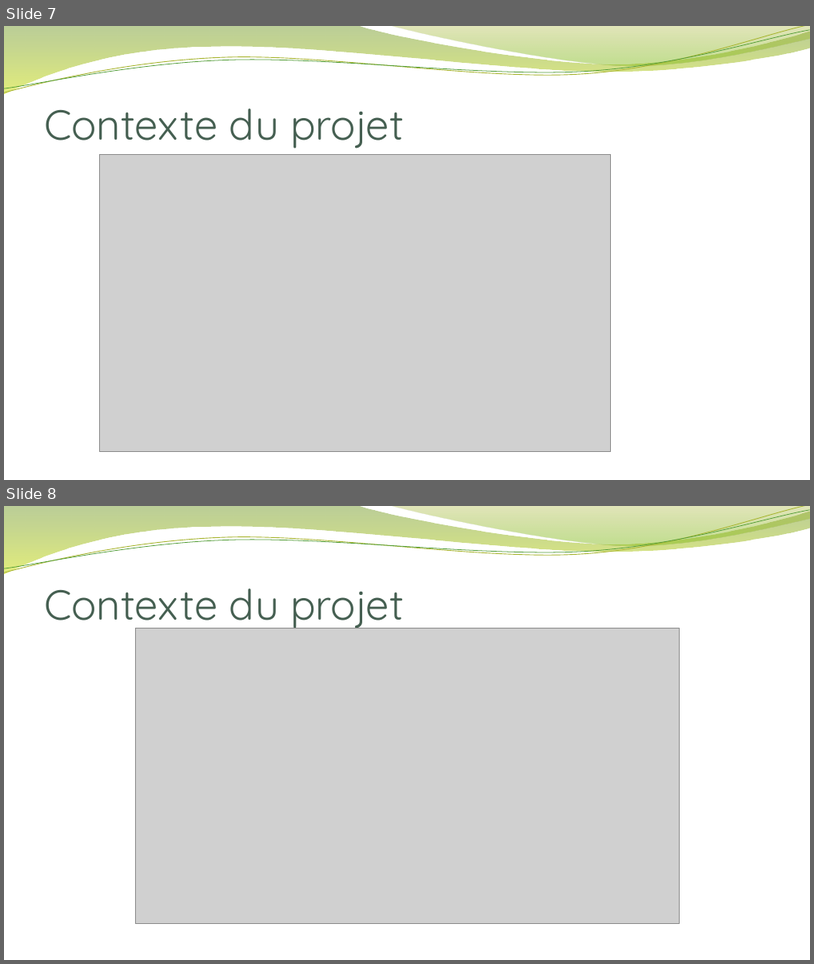
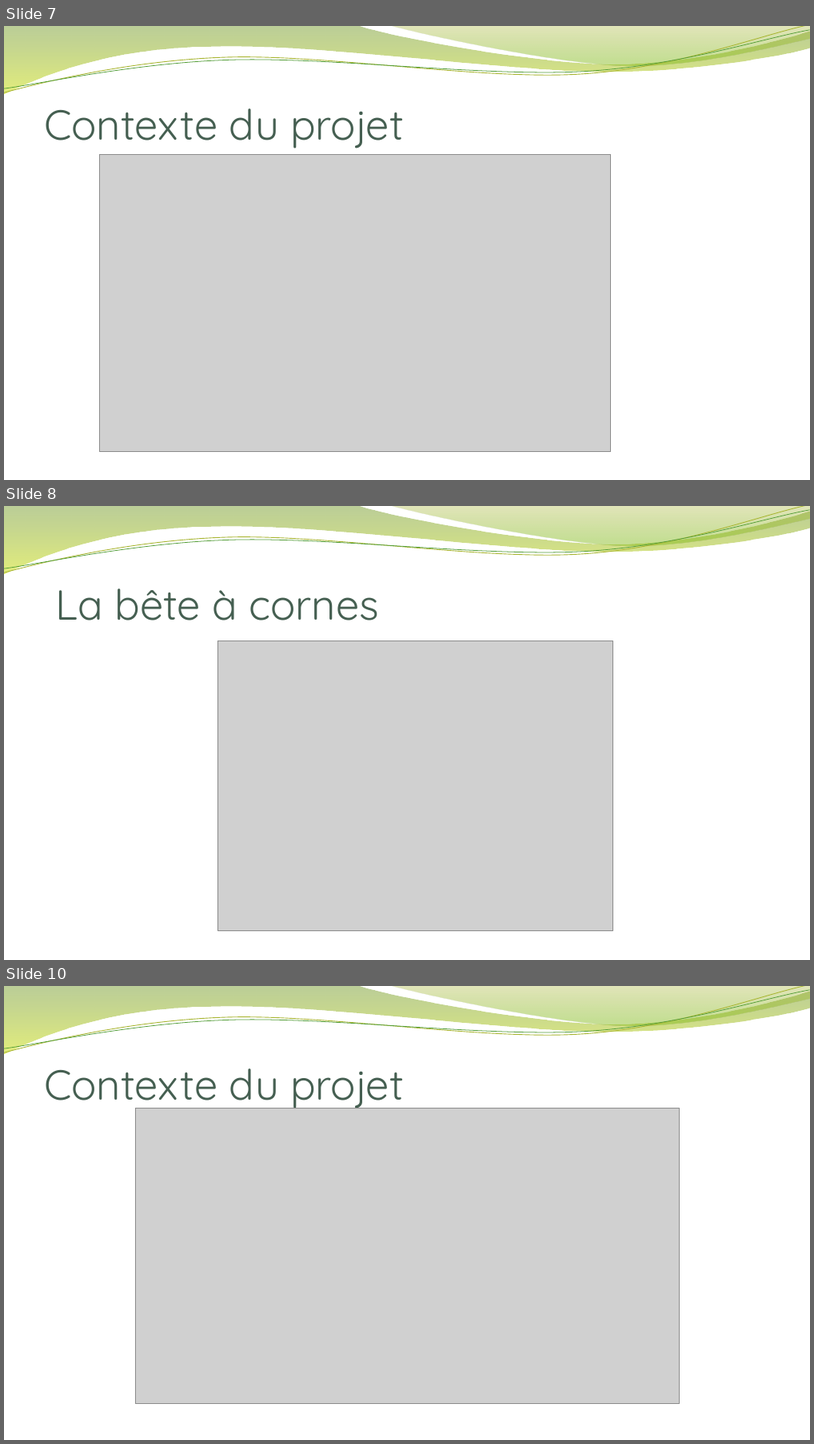
Before and after one commit to AceTBan/ProjetFilRouge, a slide deck: Présentation du titre pro/Dossier Professionnel v1.pptx. Shown one above the other, each under a label of ours: slides 7 and 8 before the commit, slides 7, 8 and 10 after it; the slides between them are not shown. The pictures are 814x964 and 814x1444 pixels, drawn with LibreOffice and Linux fonts; fonts in the diff are those of the drawing; grey boxes stand for pictures; background and template pictures are left out. Boxes give left, top, right and bottom in pixels: in the first picture for what was removed or moved away, otherwise in the second. Text is boxed around its words. In the diff, an @@ line names an element or a change of style, - is before the commit and + after.

```diff
--- a/Présentation du titre pro/Dossier Professionnel v1.pptx
+++ b/Présentation du titre pro/Dossier Professionnel v1.pptx
@@ slide 8 added at [4, 506, 810, 960], background picture (left out); not listed: 4 template elements that a slide beside it also shows @@
@@ text added at [56, 588, 379, 620], 50 pt, text #455F51 @@
+La bête à cornes
@@ picture added at [218, 640, 613, 930] @@
@@ what was slide 8 is now slide 10 @@
```
Also in this commit, not shown: 2 other slides added, 8 slides removed, 1 other file.
